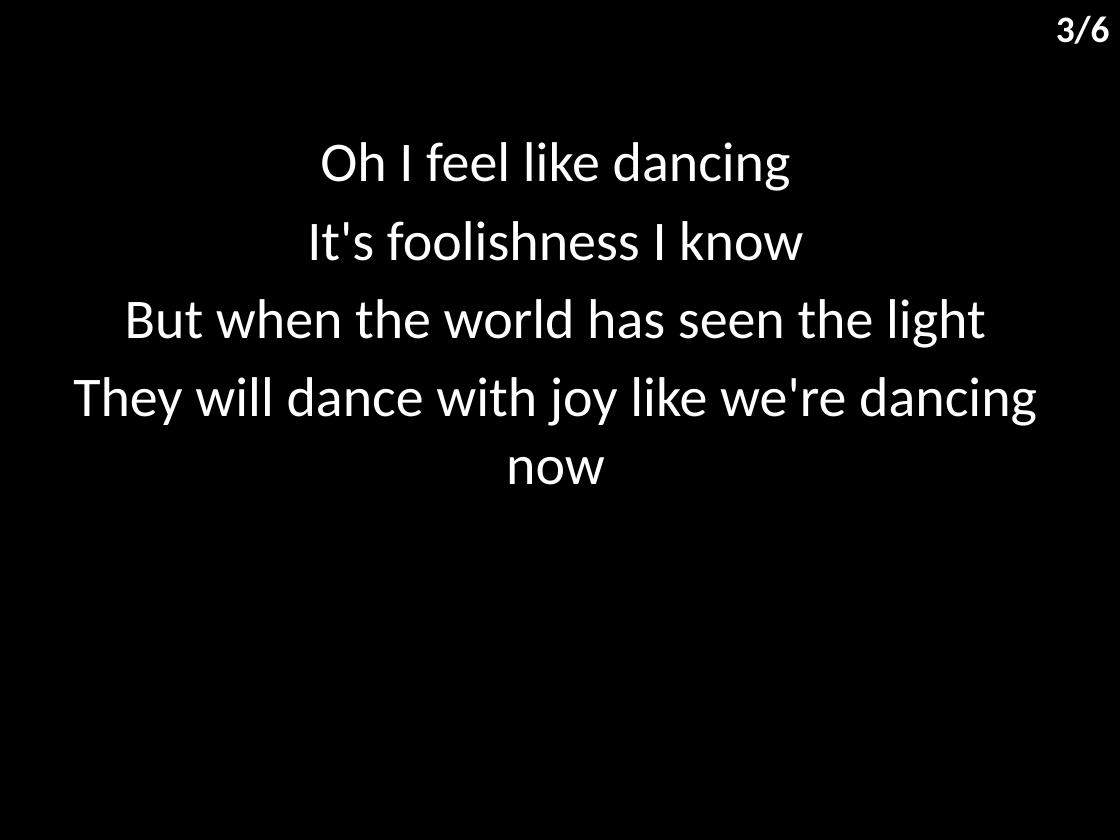
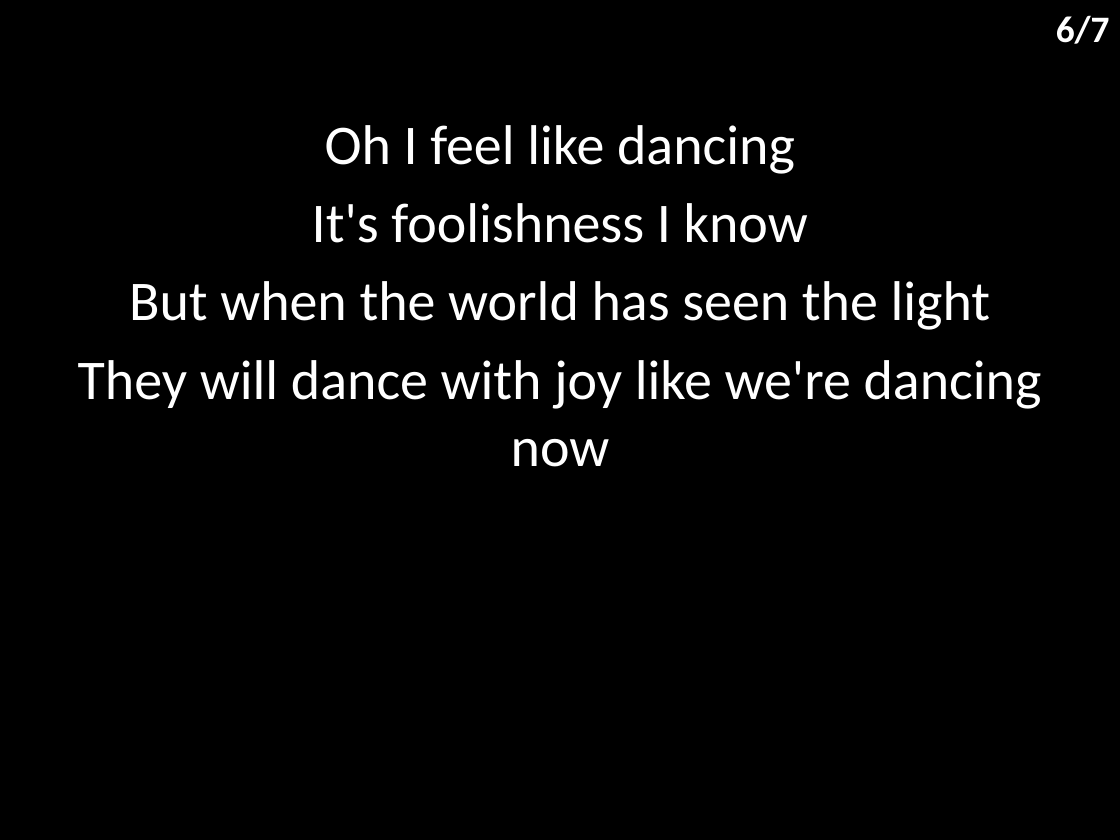
Before and after one commit to hoo-are-ya/worship, a slide deck: slide 7 of docs/songs/i could sing of your love forever.pptx (slide 4 before the commit). Drawn at 1120x840 pixels with LibreOffice and Linux fonts; fonts in the diff are those of the drawing. Boxes give left, top, right and bottom in pixels: in the first picture for what was removed or moved away, otherwise in the second. Text is boxed around its words. In the diff, an @@ line names an element or a change of style, - is before the commit and + after.

```diff
--- a/docs/songs/i could sing of your love forever.pptx
+++ b/docs/songs/i could sing of your love forever.pptx
@@ text at (1056, 15, 1110, 44): text changed @@
-3/6
+6/7
@@ subtitle "Oh I feel like dancing": place and size @@
-subtitle "Oh I feel like dancing" at (73, 142, 1037, 485)
+subtitle "Oh I feel like dancing" at (78, 125, 1042, 467)
```
Also in this commit, not shown: 3 other slides changed, 4 slides added, 6 other files.
